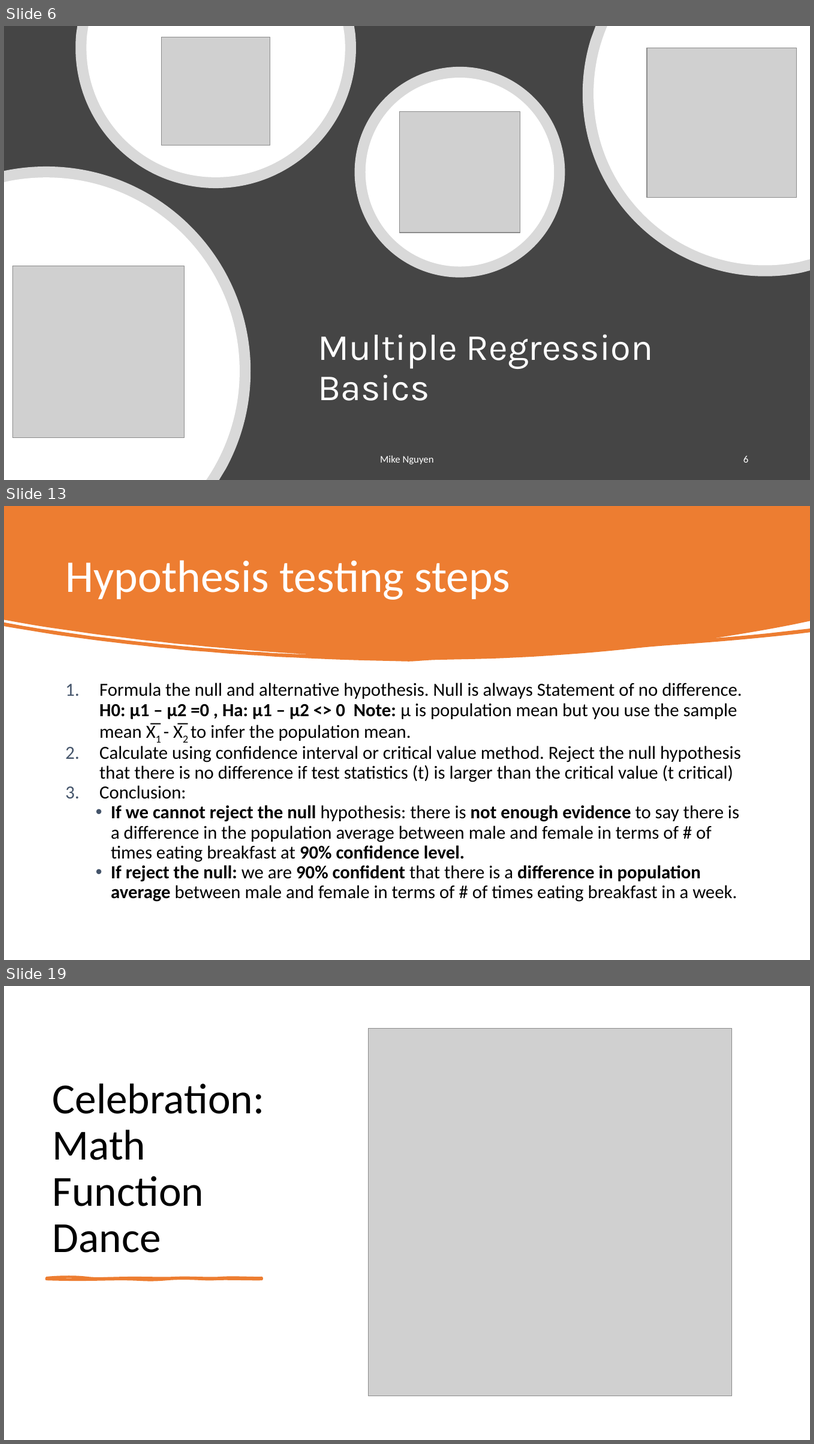
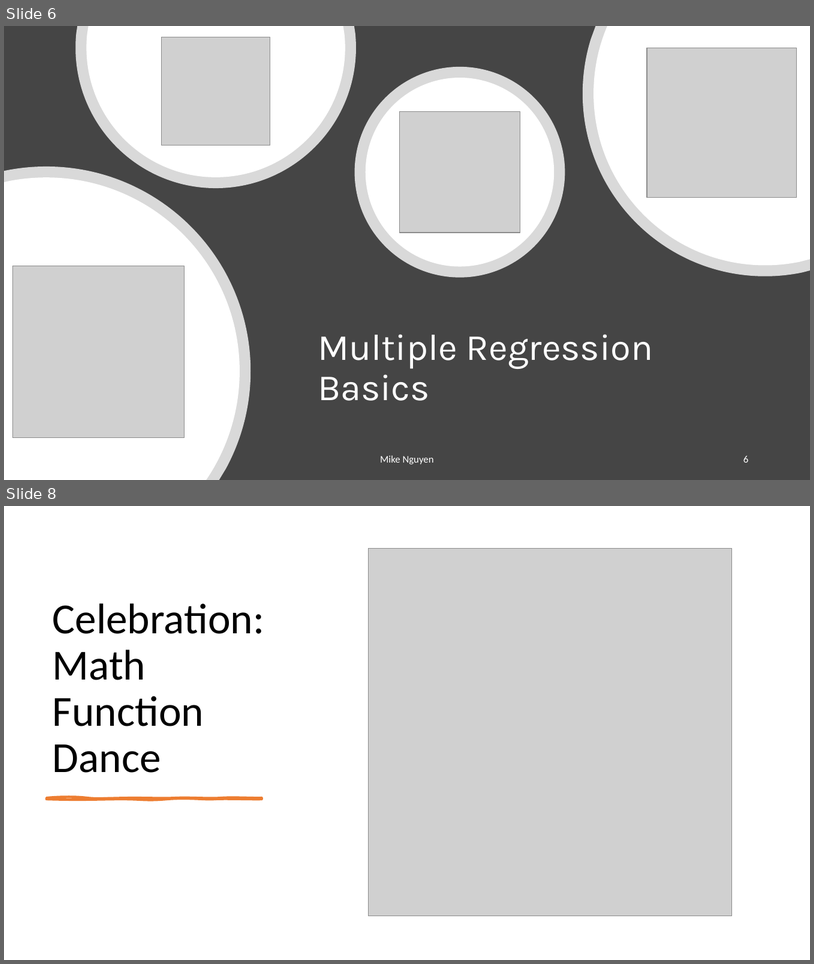
Before and after one commit to mikenguyen13/mar4050, a slide deck: lectures/12/1_multiple_regression.pptx. Shown one above the other, each under a label of ours: slides 6, 13 and 19 before the commit, slides 6 and 8 after it; the slides between them are not shown. The pictures are 814x1444 and 814x964 pixels, drawn with LibreOffice and Linux fonts; fonts in the diff are those of the drawing; grey boxes stand for pictures. Boxes give left, top, right and bottom in pixels: in the first picture for what was removed or moved away, otherwise in the second. Text is boxed around its words. In the diff, an @@ line names an element or a change of style, - is before the commit and + after.

```diff
--- a/lectures/12/1_multiple_regression.pptx
+++ b/lectures/12/1_multiple_regression.pptx
@@ slide 13 removed at [4, 506, 810, 960], background #FFFFFF @@
@@ freeform shape removed at [4, 506, 810, 661] @@
@@ title removed at [65, 560, 511, 600] @@
-Hypothesis testing steps
@@ text removed at [99, 682, 742, 901] @@
-1. Formula the null and alternative hypothesis. Null is always Statement of no difference. H0: μ1 – μ2 =0 , Ha: μ1 – μ2 <> 0 Note: µ is population mean but you use the sample mean X̅1 - X̅2 to infer the population mean.
-2. Calculate using confidence interval or critical value method. Reject the null hypothesis that there is no difference if test statistics (t) is larger than the critical value (t critical)
-3. Conclusion:
-  • If we cannot reject the null hypothesis: there is not enough evidence to say there is a difference in the population average between male and female in terms of # of times eating breakfast at 90% confidence level.
-  • If reject the null: we are 90% confident that there is a difference in population average between male and female in terms of # of times eating breakfast in a week.
@@ what was slide 19 is now slide 8 @@
```
Also in this commit, not shown: 6 slides changed, 1 slide added, 12 other slides removed, 7 other files.
